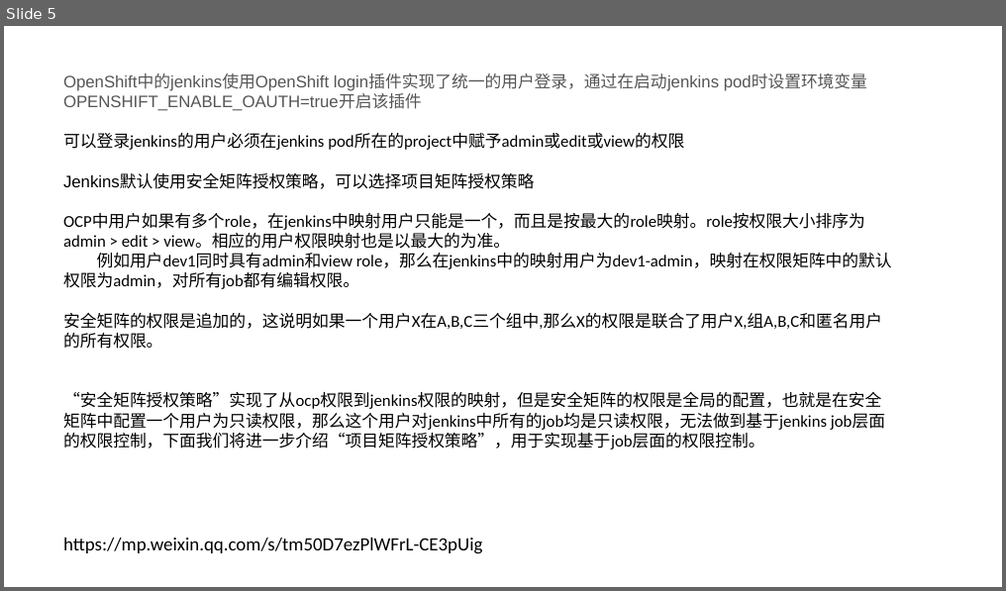
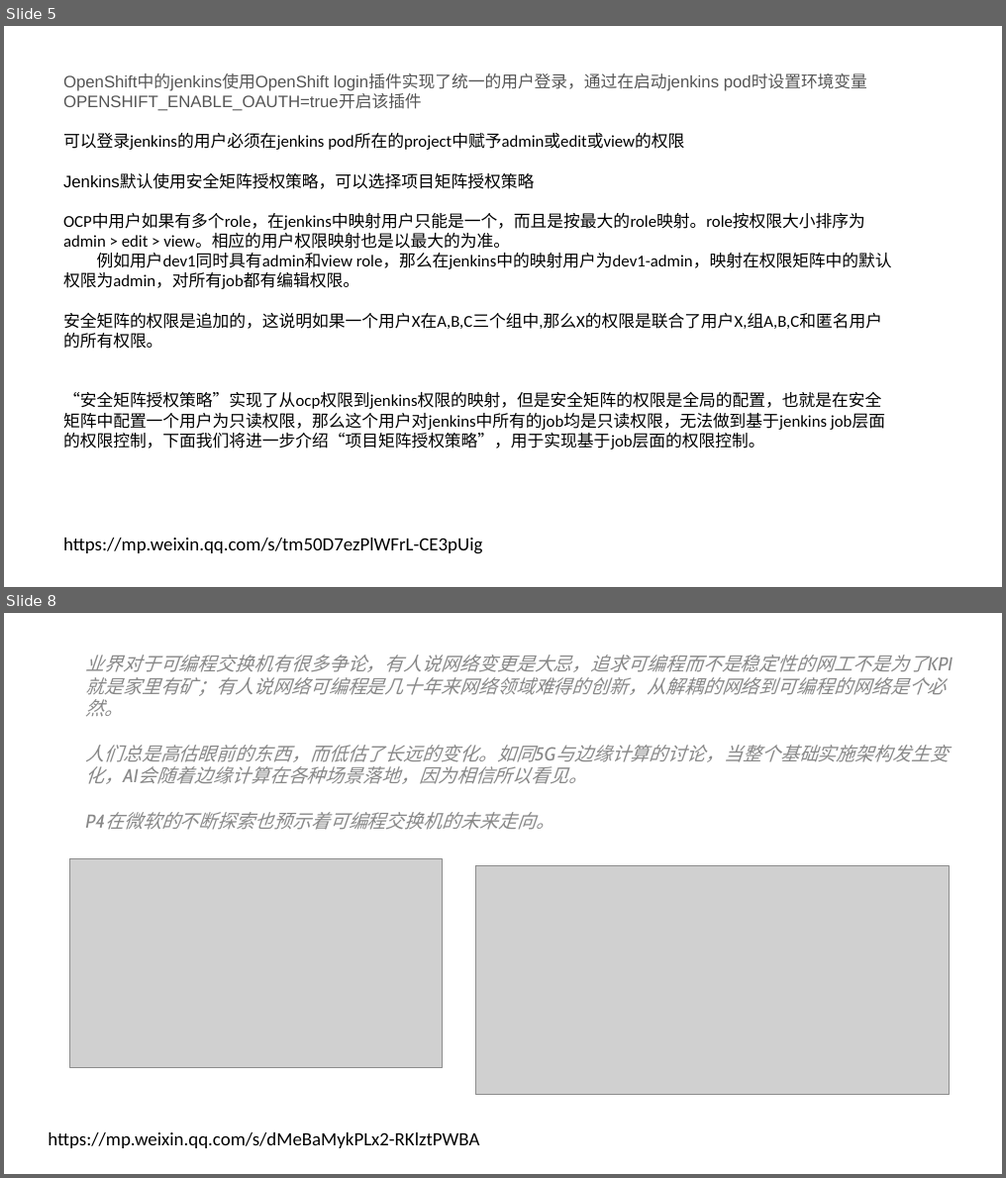
Before and after one commit to majorinche/jiagou, a slide deck: 201903.pptx. Shown one above the other, each under a label of ours: slide 5 before the commit, slides 5 and 8 after it; the slides between them are not shown. The pictures are 1006x591 and 1006x1178 pixels, drawn with LibreOffice and Linux fonts; fonts in the diff are those of the drawing; grey boxes stand for pictures. Boxes give left, top, right and bottom in pixels: in the first picture for what was removed or moved away, otherwise in the second. Text is boxed around its words. In the diff, an @@ line names an element or a change of style, - is before the commit and + after.

Commit message:
update

```diff
--- a/201903.pptx
+++ b/201903.pptx
@@ slide 8 added at box(4, 613, 1002, 1174), background #FFFFFF @@
@@ text added at box(85, 655, 948, 830), 18 pt, text #888888, italic @@
+业界对于可编程交换机有很多争论，有人说网络变更是大忌，追求可编程而不是稳定性的网工不是为了KPI就是家里有矿；有人说网络可编程是几十年来网络领域难得的创新，从解耦的网络到可编程的网络是个必然。
+人们总是高估眼前的东西，而低估了长远的变化。如同5G与边缘计算的讨论，当整个基础实施架构发生变化，AI会随着边缘计算在各种场景落地，因为相信所以看见。
+P4在微软的不断探索也预示着可编程交换机的未来走向。
@@ picture added at box(70, 860, 442, 1068) @@
@@ picture added at box(476, 866, 949, 1095) @@
@@ text added at box(48, 1133, 479, 1149), 18 pt, text #000000 @@
+https://mp.weixin.qq.com/s/dMeBaMykPLx2-RKlztPWBA
```
Also in this commit, not shown: 3 other slides added, 1 slide removed.
